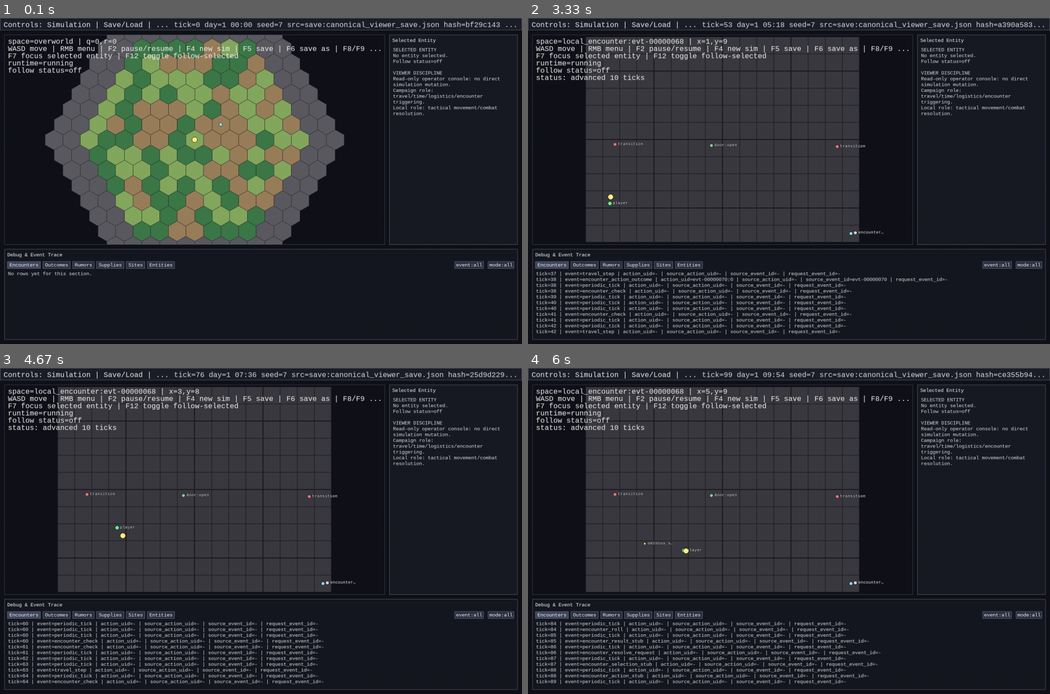
Above: before the commit, frames 1-4 (two rows, left to right).
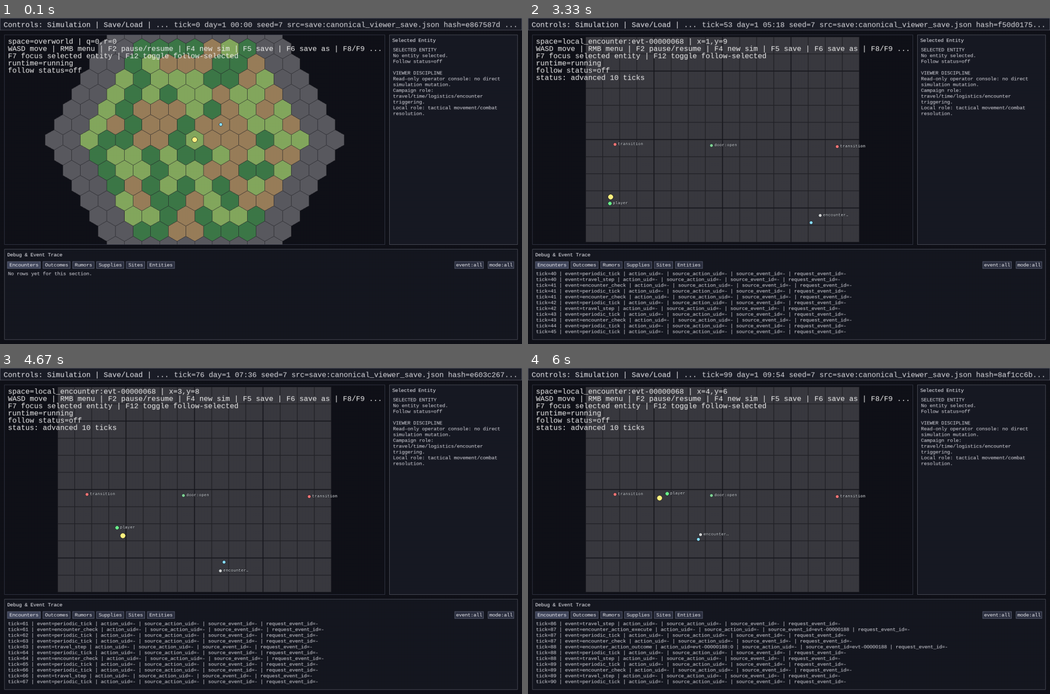
Above: after the commit, the same moments.

Repository: 7seasdotnet/Hexcrawler2
Game: pygame game, started from src/hexcrawler/__main__.py
Same seed, same stepped clock (60 frames per second), same inputs: the game is played once before the commit and once after it.
Inputs:
- Up to frame 1 (0.1 s): no input
- Up to frame 2 (3.33 s): hold D 0.33-0.8 s; hold W 0.88-1.18 s; hold D 1.22-1.68 s; tap 1 at 1.72, 3.1 s; click "space=overworld | q=1,r=0" at 2.1 s; hold A 2.38-2.92 s; hold S 2.95-3.25 s; hold A from 3.28 s (still down)
- Up to frame 3 (4.67 s): release A at 3.68 s; hold W 3.72-4.08 s; hold D from 4.12 s (still down); tap 1 at 4.27 s
- Up to frame 4 (6 s): release D at 4.75 s; hold S 4.78-5.15 s; hold A 5.18-5.65 s; hold D from 5.68 s (still down); tap 1 at 5.83 s

The runs differ from the first frame. In frame 1, less than 0.1% of the frame differs, in the area x 89-96%, y 1-3%; in frame 2, 2.9%; in frame 3, 2.2%; in frame 4, 3.1%, in the area x 4-97%, y 1-97%.

Commit message:
Refactor wound movement policy out of sim core

Diff:
--- a/src/hexcrawler/cli/pygame_viewer.py
+++ b/src/hexcrawler/cli/pygame_viewer.py
@@ -36,6 +36,7 @@
 from hexcrawler.sim.groups import GroupMovementModule
 from hexcrawler.sim.campaign_danger import CampaignDangerModule
 from hexcrawler.sim.hash import simulation_hash, world_hash
+from hexcrawler.sim.local_hostiles import LocalHostileBehaviorModule
 from hexcrawler.sim.combat import CombatExecutionModule
 from hexcrawler.sim.entity_stats import EntityStatsExecutionModule
 from hexcrawler.sim.exploration import EXPLORATION_OUTCOME_EVENT_TYPE, ExplorationExecutionModule
@@ -2431,6 +2432,7 @@
     sim.register_rule_module(EncounterActionExecutionModule())
     sim.register_rule_module(LocalEncounterRequestModule())
     sim.register_rule_module(LocalEncounterInstanceModule())
+    sim.register_rule_module(LocalHostileBehaviorModule())
     sim.register_rule_module(CampaignDangerModule())
     sim.register_rule_module(SiteEcologyModule())
     sim.register_rule_module(RumorPipelineModule())
--- a/src/hexcrawler/sim/core.py
+++ b/src/hexcrawler/sim/core.py
@@ -21,6 +21,7 @@
 from hexcrawler.sim.rng import derive_stream_seed
 from hexcrawler.sim.rules import RuleModule
 from hexcrawler.sim.world import ContainerState, DEFAULT_OVERWORLD_SPACE_ID, HexCoord, WorldState
+from hexcrawler.sim.wounds import movement_multiplier_from_wounds
 
 TICKS_PER_DAY = 240
 TARGET_REACHED_THRESHOLD = 0.05
@@ -1218,7 +1219,9 @@
         if move_x == 0.0 and move_y == 0.0:
             return
 
-        step_size = entity.speed_per_tick
+        step_size = entity.speed_per_tick * movement_multiplier_from_wounds(entity.wounds)
+        if step_size <= 0.0:
+            return
         if target is not None and entity.move_input_x == 0.0 and entity.move_input_y == 0.0:
             delta_x = target[0] - entity.position_x
             delta_y = target[1] - entity.position_y
@@ -1246,6 +1249,7 @@
                 )
         elif target is not None and entity.move_input_x == 0.0 and entity.move_input_y == 0.0:
             entity.target_position = None
+
 
     def _position_is_within_world(self, x: float, y: float, *, space_id: str = DEFAULT_OVERWORLD_SPACE_ID) -> bool:
         space = self.state.world.spaces.get(space_id)
--- /dev/null
+++ b/src/hexcrawler/sim/local_hostiles.py
@@ -0,0 +1,121 @@
+from __future__ import annotations
+
+from typing import Any
+
+from hexcrawler.sim.combat import ATTACK_INTENT_COMMAND_TYPE
+from hexcrawler.sim.core import DEFAULT_PLAYER_ENTITY_ID, SimCommand, Simulation
+from hexcrawler.sim.movement import normalized_vector
+from hexcrawler.sim.rules import RuleModule
+from hexcrawler.sim.signals import distance_between_locations
+from hexcrawler.sim.world import LOCAL_SPACE_ROLE
+
+HOSTILE_TEMPLATE_ID = "encounter_hostile_v1"
+MAX_TRACKED_ATTACKERS = 512
+WOUND_INCAPACITATE_SEVERITY = 3
+
+
+class LocalHostileBehaviorModule(RuleModule):
+    """Minimal deterministic hostile local-role behavior bridge.
+
+    Applies only to local-role spaces and emits existing authoritative intents
+    (`set_move_vector` and `attack_intent`) rather than mutating combat state directly.
+    """
+
+    name = "local_hostile_behavior"
+    _STATE_LAST_ATTACK_TICK_BY_ENTITY = "last_attack_tick_by_entity"
+
+    def on_simulation_start(self, sim: Simulation) -> None:
+        sim.set_rules_state(self.name, self._rules_state(sim))
+
+    def on_tick_start(self, sim: Simulation, tick: int) -> None:
+        state = self._rules_state(sim)
+        last_attack_tick_by_entity = dict(state[self._STATE_LAST_ATTACK_TICK_BY_ENTITY])
+
+        player = sim.state.entities.get(DEFAULT_PLAYER_ENTITY_ID)
+        if player is None:
+            return
+
+        player_space = sim.state.world.spaces.get(player.space_id)
+        if player_space is None or player_space.role != LOCAL_SPACE_ROLE:
+            return
+
+        for entity_id in sorted(sim.state.entities):
+            entity = sim.state.entities[entity_id]
+            if entity.template_id != HOSTILE_TEMPLATE_ID:
+                continue
+            if entity.space_id != player.space_id:
+                continue
+            if self._is_incapacitated(entity.wounds):
+                self._append_move_intent(sim, tick=tick, entity_id=entity_id, move_x=0.0, move_y=0.0)
+                continue
+
+            hostile_location = sim._entity_location_ref(entity)
+            player_location = sim._entity_location_ref(player)
+            distance = distance_between_locations(hostile_location, player_location)
+            if distance == 1:
+                if last_attack_tick_by_entity.get(entity_id) == tick:
+                    continue
+                self._append_move_intent(sim, tick=tick, entity_id=entity_id, move_x=0.0, move_y=0.0)
+                sim.append_command(
+                    SimCommand(
+                        tick=tick,
+                        entity_id=entity_id,
+                        command_type=ATTACK_INTENT_COMMAND_TYPE,
+                        params={
+                            "attacker_id": entity_id,
+                            "target_id": DEFAULT_PLAYER_ENTITY_ID,
+                            "mode": "melee",
+                            "tags": ["local_hostile_behavior"],
+                        },
+                    )
+                )
+                last_attack_tick_by_entity[entity_id] = tick
+                continue
+
+            delta_x = player.position_x - entity.position_x
+            delta_y = player.position_y - entity.position_y
+            move_x, move_y = normalized_vector(delta_x, delta_y)
+            self._append_move_intent(sim, tick=tick, entity_id=entity_id, move_x=move_x, move_y=move_y)
+
+        state[self._STATE_LAST_ATTACK_TICK_BY_ENTITY] = {
+            key: int(value)
+            for key, value in sorted(last_attack_tick_by_entity.items())[-MAX_TRACKED_ATTACKERS:]
+            if isinstance(key, str) and key and isinstance(value, int)
+        }
+        sim.set_rules_state(self.name, state)
+
+    @staticmethod
+    def _is_incapacitated(wounds: list[dict[str, Any]]) -> bool:
+        severity_total = 0
+        for wound in wounds:
+            severity = wound.get("severity") if isinstance(wound, dict) else None
+            if isinstance(severity, int) and severity > 0:
+                severity_total += severity
+        return severity_total >= WOUND_INCAPACITATE_SEVERITY
+
+    @staticmethod
+    def _append_move_intent(sim: Simulation, *, tick: int, entity_id: str, move_x: float, move_y: float) -> None:
+        sim.append_command(
+            SimCommand(
+                tick=tick,
+                entity_id=entity_id,
+                command_type="set_move_vector",
+                params={"x": float(move_x), "y": float(move_y)},
+            )
+        )
+
+    def _rules_state(self, sim: Simulation) -> dict[str, Any]:
+        state = sim.get_rules_state(self.name)
+        raw_last_attack_tick_by_entity = state.get(self._STATE_LAST_ATTACK_TICK_BY_ENTITY, {})
+        if not isinstance(raw_last_attack_tick_by_entity, dict):
+            raise ValueError("local_hostile_behavior.last_attack_tick_by_entity must be an object")
+        normalized: dict[str, int] = {}
+        for entity_id, tick_value in sorted(raw_last_attack_tick_by_entity.items()):
+            if not isinstance(entity_id, str) or not entity_id:
+                continue
+            if not isinstance(tick_value, int) or tick_value < 0:
+                raise ValueError("local_hostile_behavior.last_attack_tick_by_entity values must be non-negative integers")
+            normalized[entity_id] = tick_value
+        if len(normalized) > MAX_TRACKED_ATTACKERS:
+            normalized = dict(list(normalized.items())[-MAX_TRACKED_ATTACKERS:])
+        return {self._STATE_LAST_ATTACK_TICK_BY_ENTITY: normalized}
--- /dev/null
+++ b/src/hexcrawler/sim/wounds.py
@@ -0,0 +1,30 @@
+from __future__ import annotations
+
+from typing import Any
+
+WOUND_MOVE_PENALTY_PER_SEVERITY = 0.25
+WOUND_MOVE_MIN_MULTIPLIER = 0.0
+WOUND_INCAPACITATE_SEVERITY = 3
+
+
+def movement_multiplier_from_wounds(wounds: list[dict[str, Any]]) -> float:
+    """Deterministic movement consequence derived from serialized wound ledger.
+
+    Space roles:
+    - campaign: applies during campaign-role traversal movement resolution.
+    - local: applies during local-role tactical movement resolution.
+    """
+
+    severity_total = 0
+    for wound in wounds:
+        if not isinstance(wound, dict):
+            continue
+        severity = wound.get("severity")
+        if isinstance(severity, int) and severity > 0:
+            severity_total += severity
+
+    if severity_total >= WOUND_INCAPACITATE_SEVERITY:
+        return WOUND_MOVE_MIN_MULTIPLIER
+
+    multiplier = 1.0 - (float(severity_total) * WOUND_MOVE_PENALTY_PER_SEVERITY)
+    return max(WOUND_MOVE_MIN_MULTIPLIER, multiplier)
--- /dev/null
+++ b/tests/test_local_hostile_behavior_slice.py
@@ -0,0 +1,180 @@
+from __future__ import annotations
+
+from hexcrawler.content.io import load_world_json
+from hexcrawler.sim.combat import ATTACK_INTENT_COMMAND_TYPE, CombatExecutionModule
+from hexcrawler.sim.core import DEFAULT_PLAYER_ENTITY_ID, EntityState, SimCommand, Simulation
+from hexcrawler.sim.encounters import (
+    END_LOCAL_ENCOUNTER_INTENT,
+    ENCOUNTER_RESOLVE_REQUEST_EVENT_TYPE,
+    LOCAL_ENCOUNTER_BEGIN_EVENT_TYPE,
+    LOCAL_ENCOUNTER_RETURN_EVENT_TYPE,
+    LocalEncounterInstanceModule,
+    LocalEncounterRequestModule,
+)
+from hexcrawler.sim.hash import simulation_hash
+from hexcrawler.sim.local_hostiles import HOSTILE_TEMPLATE_ID, LocalHostileBehaviorModule
+from hexcrawler.sim.location import SQUARE_GRID_TOPOLOGY
+from hexcrawler.sim.movement import square_grid_cell_to_world_xy
+from hexcrawler.sim.world import CAMPAIGN_SPACE_ROLE, SpaceState
+from hexcrawler.sim.wounds import movement_multiplier_from_wounds
+
+CAMPAIGN_SPACE_ID = "campaign_plane_beta"
+
+
+def _build_handoff_sim(seed: int = 77) -> Simulation:
+    world = load_world_json("content/examples/basic_map.json")
+    world.spaces[CAMPAIGN_SPACE_ID] = SpaceState(
+        space_id=CAMPAIGN_SPACE_ID,
+        topology_type=SQUARE_GRID_TOPOLOGY,
+        role=CAMPAIGN_SPACE_ROLE,
+        topology_params={"width": 6, "height": 6, "origin": {"x": 10, "y": 20}},
+    )
+    sim = Simulation(world=world, seed=seed)
+    scout_x, scout_y = square_grid_cell_to_world_xy(12, 21)
+    sim.add_entity(EntityState(entity_id=DEFAULT_PLAYER_ENTITY_ID, position_x=scout_x, position_y=scout_y, space_id=CAMPAIGN_SPACE_ID))
+    sim.register_rule_module(LocalEncounterRequestModule())
+    sim.register_rule_module(LocalEncounterInstanceModule())
+    sim.register_rule_module(LocalHostileBehaviorModule())
+    sim.register_rule_module(CombatExecutionModule())
+    return sim
+
+
+def _schedule_request(sim: Simulation) -> None:
+    sim.schedule_event_at(
+        tick=0,
+        event_type=ENCOUNTER_RESOLVE_REQUEST_EVENT_TYPE,
+        params={
+            "tick": 0,
+            "context": "global",
+            "trigger": "travel",
+            "location": {
+                "space_id": CAMPAIGN_SPACE_ID,
+                "topology_type": SQUARE_GRID_TOPOLOGY,
+                "coord": {"x": 12, "y": 21},
+            },
+            "roll": 48,
+            "category": "hostile",
+            "table_id": "enc_table_primary",
+            "entry_id": "wolves_1",
+        },
+    )
+
+
+def _trace_by_type(sim: Simulation, event_type: str) -> list[dict]:
+    return [entry for entry in sim.get_event_trace() if entry["event_type"] == event_type]
+
+
+def test_local_handoff_spawns_hostile_and_behavior_is_deterministic() -> None:
+    sim_a = _build_handoff_sim(seed=401)
+    sim_b = _build_handoff_sim(seed=401)
+    _schedule_request(sim_a)
+    _schedule_request(sim_b)
+
+    sim_a.advance_ticks(12)
+    sim_b.advance_ticks(12)
+
+    begin = _trace_by_type(sim_a, LOCAL_ENCOUNTER_BEGIN_EVENT_TYPE)[0]["params"]
+    local_space_id = begin["to_space_id"]
+
+    hostile_ids = sorted(
+        entity_id
+        for entity_id, entity in sim_a.state.entities.items()
+        if entity.space_id == local_space_id and entity.template_id == HOSTILE_TEMPLATE_ID
+    )
+    assert hostile_ids
+
+    assert simulation_hash(sim_a) == simulation_hash(sim_b)
+    assert sim_a.state.combat_log == sim_b.state.combat_log
+
+
+def test_hostile_engages_via_combat_seam_and_wounds_player() -> None:
+    sim = _build_handoff_sim(seed=402)
+    _schedule_request(sim)
+
+    sim.advance_ticks(3)
+    begin = _trace_by_type(sim, LOCAL_ENCOUNTER_BEGIN_EVENT_TYPE)[0]["params"]
+    local_space_id = begin["to_space_id"]
+    hostile_id = sorted(
+        entity_id
+        for entity_id, entity in sim.state.entities.items()
+        if entity.space_id == local_space_id and entity.template_id == HOSTILE_TEMPLATE_ID
+    )[0]
+    hostile = sim.state.entities[hostile_id]
+    player = sim.state.entities[DEFAULT_PLAYER_ENTITY_ID]
+    hostile.position_x = player.position_x + 1.0
+    hostile.position_y = player.position_y
+
+    sim.advance_ticks(3)
+
+    assert sim.state.combat_log
+    first = sim.state.combat_log[0]
+    assert first["intent"] == ATTACK_INTENT_COMMAND_TYPE
+    assert first["attacker_id"].startswith("encounter_participant:")
+    assert first["target_id"] == DEFAULT_PLAYER_ENTITY_ID
+    assert first["applied"] is True
+    assert sim.state.entities[DEFAULT_PLAYER_ENTITY_ID].wounds
+
+
+def test_wound_consequence_persists_through_return_and_save_load() -> None:
+    sim = _build_handoff_sim(seed=403)
+    _schedule_request(sim)
+    sim.advance_ticks(3)
+    begin = _trace_by_type(sim, LOCAL_ENCOUNTER_BEGIN_EVENT_TYPE)[0]["params"]
+    local_space_id = begin["to_space_id"]
+    hostile_id = sorted(
+        entity_id
+        for entity_id, entity in sim.state.entities.items()
+        if entity.space_id == local_space_id and entity.template_id == HOSTILE_TEMPLATE_ID
+    )[0]
+    hostile = sim.state.entities[hostile_id]
+    player = sim.state.entities[DEFAULT_PLAYER_ENTITY_ID]
+    hostile.position_x = player.position_x + 1.0
+    hostile.position_y = player.position_y
+
+    sim.advance_ticks(3)
+
+    player = sim.state.entities[DEFAULT_PLAYER_ENTITY_ID]
+    wounded_speed = player.speed_per_tick * movement_multiplier_from_wounds(player.wounds)
+    assert wounded_speed < player.speed_per_tick
+
+    sim.append_command(
+        SimCommand(
+            tick=sim.state.tick,
+            entity_id=DEFAULT_PLAYER_ENTITY_ID,
+            command_type=END_LOCAL_ENCOUNTER_INTENT,
+            params={"intent": END_LOCAL_ENCOUNTER_INTENT, "entity_id": DEFAULT_PLAYER_ENTITY_ID, "tags": []},
+        )
+    )
+    sim.advance_ticks(4)
+
+    return_events = _trace_by_type(sim, LOCAL_ENCOUNTER_RETURN_EVENT_TYPE)
+    assert len(return_events) == 1
+    assert sim.state.entities[DEFAULT_PLAYER_ENTITY_ID].space_id == CAMPAIGN_SPACE_ID
+
+    wounds_before = list(sim.state.entities[DEFAULT_PLAYER_ENTITY_ID].wounds)
+    payload = sim.simulation_payload()
+    restored = Simulation.from_simulation_payload(payload)
+    restored.register_rule_module(LocalEncounterRequestModule())
+    restored.register_rule_module(LocalEncounterInstanceModule())
+    restored.register_rule_module(LocalHostileBehaviorModule())
+    restored.register_rule_module(CombatExecutionModule())
+    assert restored.state.entities[DEFAULT_PLAYER_ENTITY_ID].wounds == wounds_before
+
+
+def test_local_hostile_behavior_role_gated_outside_local_spaces() -> None:
+    sim = _build_handoff_sim(seed=404)
+    player = sim.state.entities[DEFAULT_PLAYER_ENTITY_ID]
+    sim.add_entity(
+        EntityState(
+            entity_id="hostile_campaign",
+            position_x=player.position_x,
+            position_y=player.position_y,
+            space_id=CAMPAIGN_SPACE_ID,
+            template_id=HOSTILE_TEMPLATE_ID,
+        )
+    )
+
+    sim.advance_ticks(3)
+
+    assert sim.state.combat_log == []
+    assert not any(command.command_type == ATTACK_INTENT_COMMAND_TYPE for command in sim.input_log)
--- /dev/null
+++ b/tests/test_wounds.py
@@ -0,0 +1,18 @@
+from hexcrawler.sim.wounds import movement_multiplier_from_wounds
+
+
+def test_movement_multiplier_from_wounds_default_and_bounds() -> None:
+    assert movement_multiplier_from_wounds([]) == 1.0
+    assert movement_multiplier_from_wounds([{"severity": 1}]) == 0.75
+    assert movement_multiplier_from_wounds([{"severity": 2}]) == 0.5
+    assert movement_multiplier_from_wounds([{"severity": 3}]) == 0.0
+
+
+def test_movement_multiplier_ignores_invalid_wound_payloads() -> None:
+    wounds = [
+        {"severity": 1},
+        {"severity": -5},
+        {"severity": "bad"},
+        {},
+    ]
+    assert movement_multiplier_from_wounds(wounds) == 0.75
Not shown, changed: docs/STATUS.md
